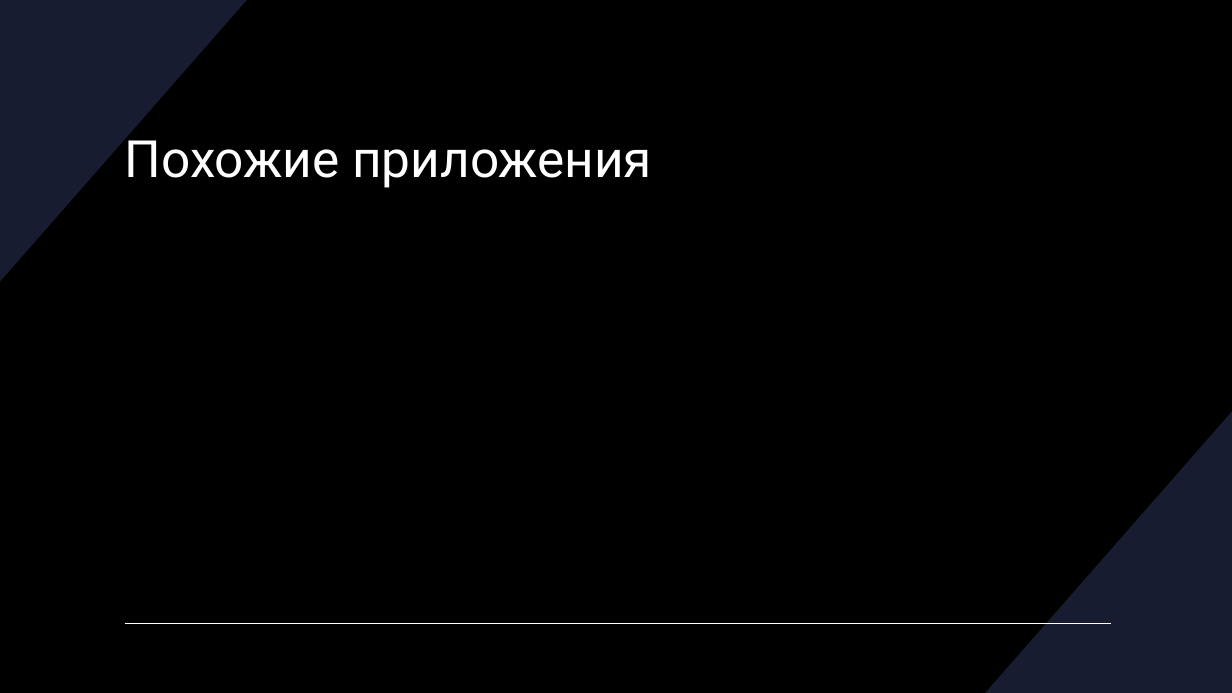
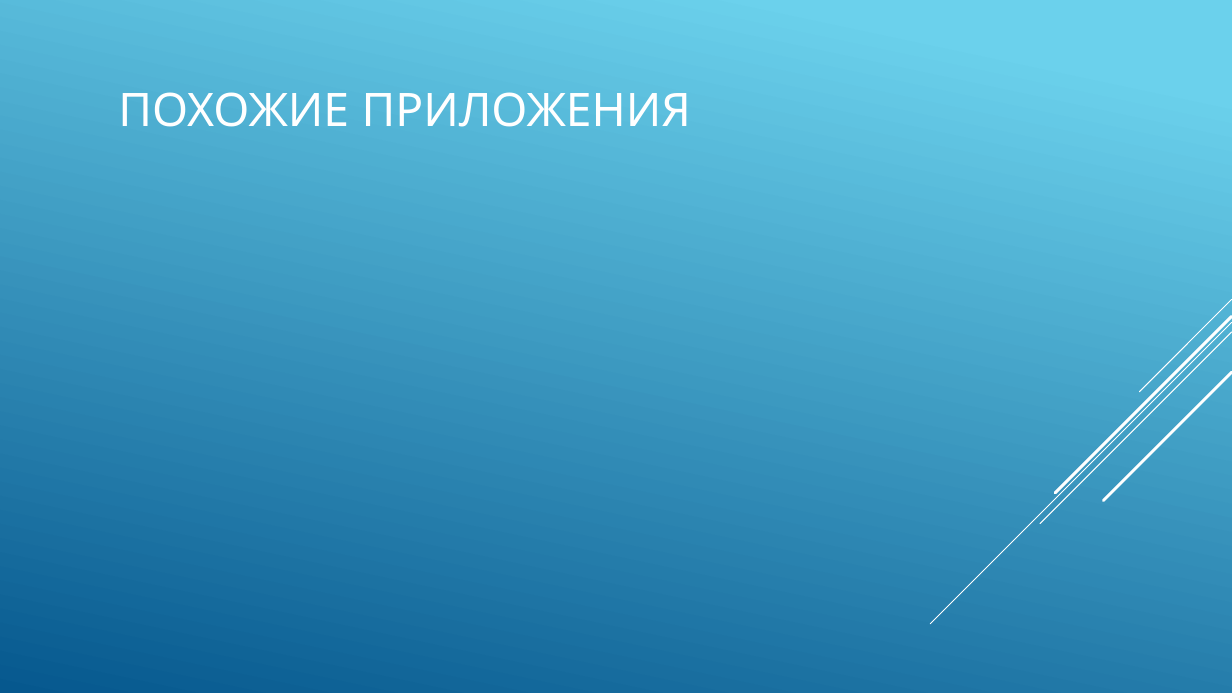
Before and after one commit to Lerika123/verbalize, a slide deck: slide 9 of СловоВед.pptx (slide 6 before the commit). Drawn at 1232x693 pixels with LibreOffice and Linux fonts; fonts in the diff are those of the drawing. Boxes give left, top, right and bottom in pixels: in the first picture for what was removed or moved away, otherwise in the second. Text is boxed around its words. In the diff, an @@ line names an element or a change of style, - is before the commit and + after.

```diff
--- a/СловоВед.pptx
+++ b/СловоВед.pptx
@@ background #000000 to gradient #6ED2EB to #06588E @@
@@ freeform shape removed at box(0, 0, 247, 282) @@
@@ title at box(118, 92, 691, 127): text changed; size 40 to 36 pt; font Roboto to Quicksand @@
-Похожие приложения
+ПОХОЖИЕ ПРИЛОЖЕНИЯ
@@ group added at box(931, 299, 1232, 624): 5 lines @@
@@ freeform shape removed at box(985, 411, 1232, 693) @@
@@ line removed from (125, 624) to (1111, 624) @@
```
Also in this commit, not shown: 8 other slides changed, 6 slides added.
